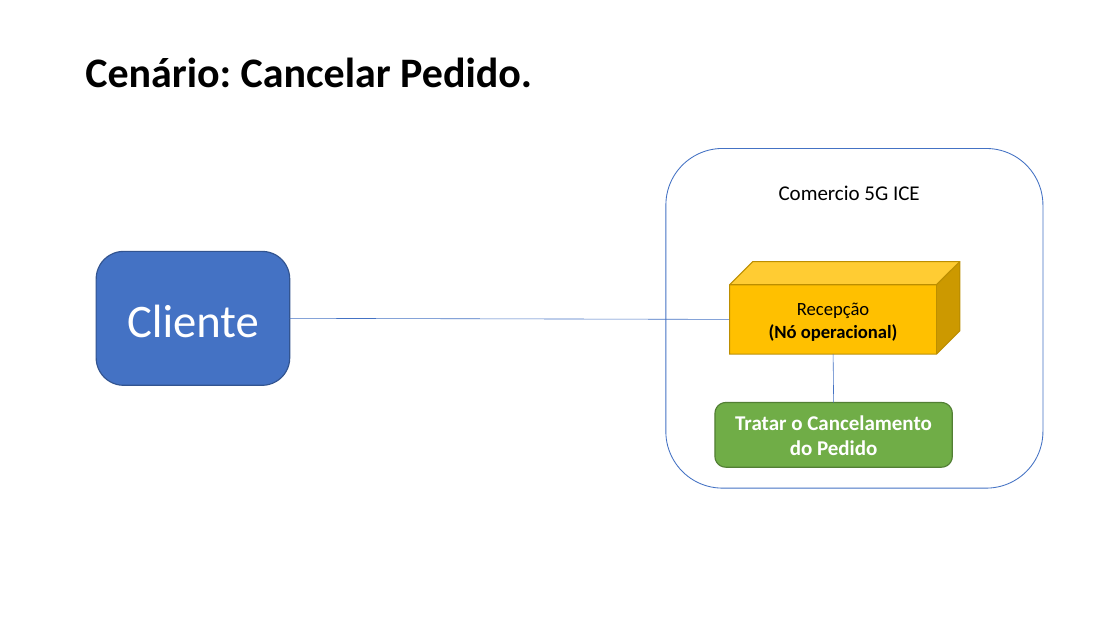
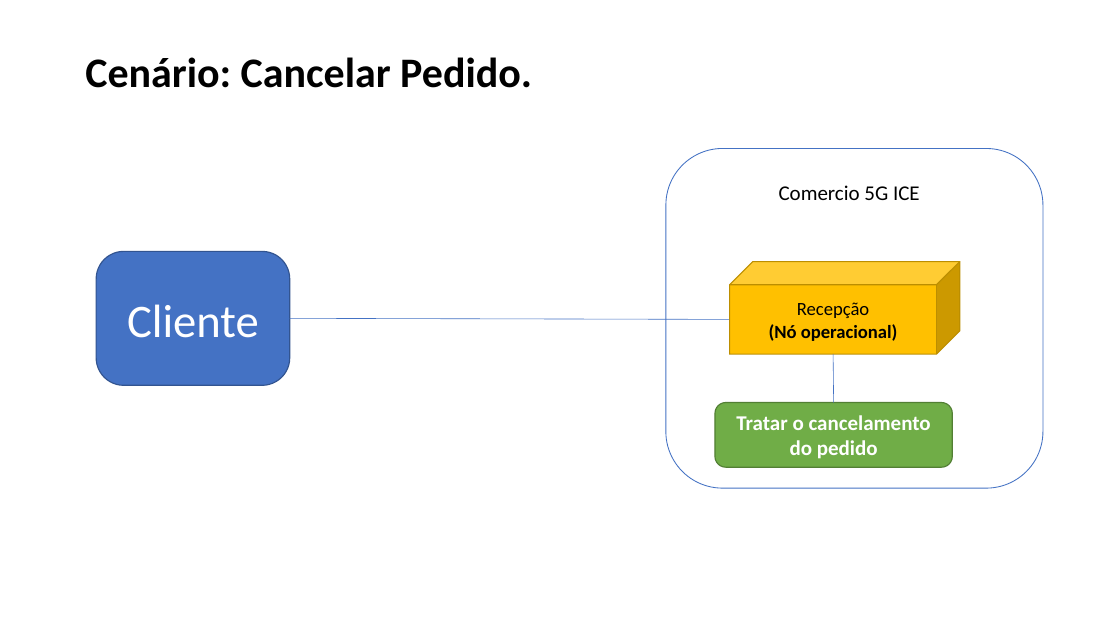
Before and after one commit to Lost-in-Logic/Comercio-5G-ICE, a slide deck: slide 3 of 15. Arquitetura de Negócio para cada Cenário.pptx. Drawn at 1120x630 pixels with LibreOffice and Linux fonts; fonts in the diff are those of the drawing. Boxes give left, top, right and bottom in pixels: in the first picture for what was removed or moved away, otherwise in the second. Text is boxed around its words. In the diff, an @@ line names an element or a change of style, - is before the commit and + after.

```diff
--- a/15. Arquitetura de Negócio para cada Cenário.pptx
+++ b/15. Arquitetura de Negócio para cada Cenário.pptx
@@ text in rounded rectangle at [736,415,931,459]: text changed @@
-Tratar o Cancelamento do Pedido
+Tratar o cancelamento do pedido
```
Also in this commit, not shown: 1 other slide changed, 1 other file.
